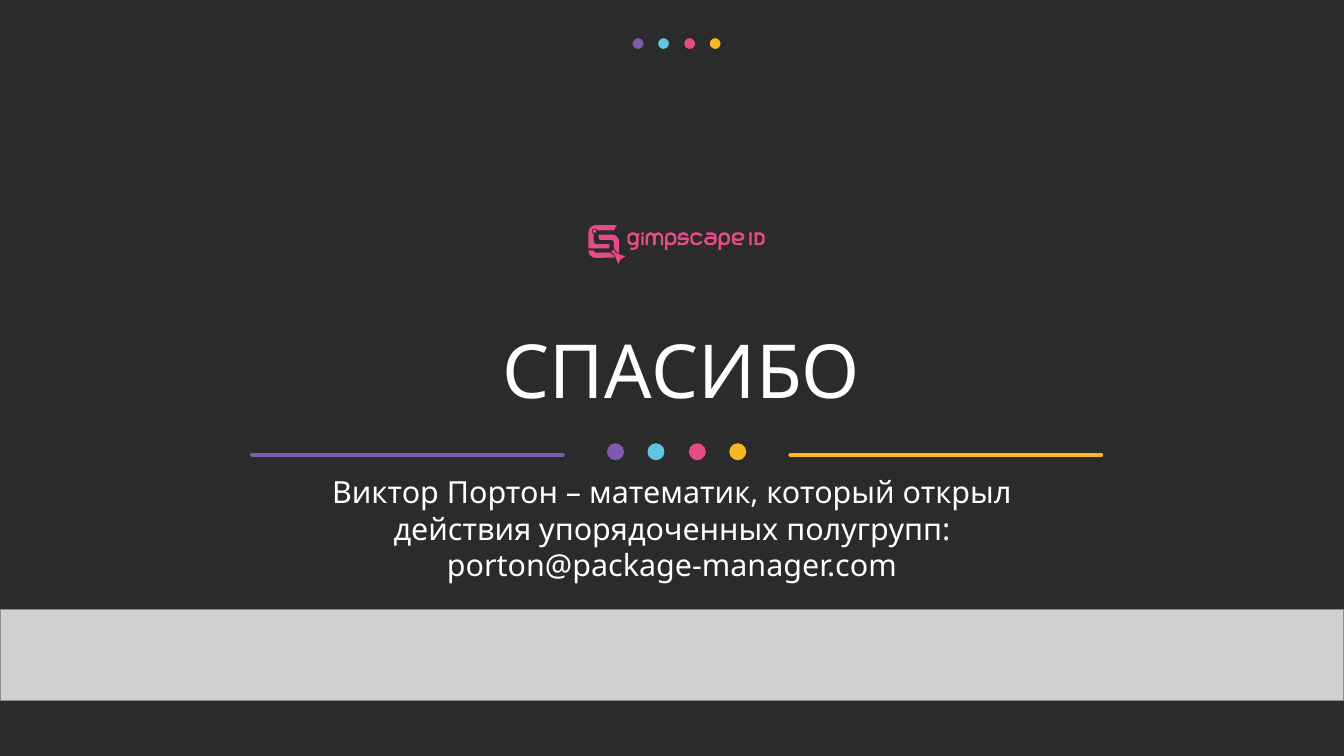
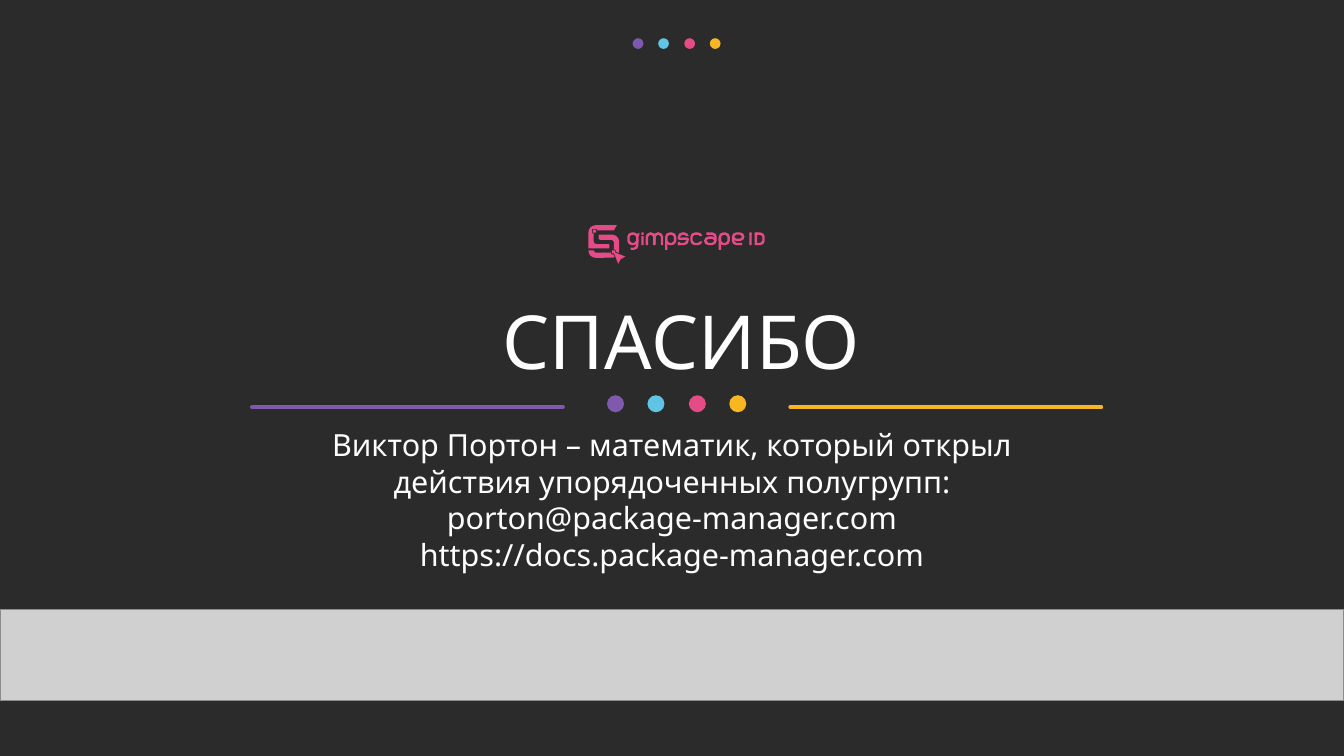
Before and after one commit to vporton/icp-package-manager, a slide deck: slide 12 of docs/short-pitchdeck.ru.odp. Drawn at 1344x756 pixels with LibreOffice and Linux fonts; fonts in the diff are those of the drawing; grey boxes stand for pictures; background and template pictures are left out; a plain dark background stands for a picture behind light text. Boxes give left, top, right and bottom in pixels: in the first picture for what was removed or moved away, otherwise in the second. Text is boxed around its words. In the diff, an @@ line names an element or a change of style, - is before the commit and + after.

```diff
--- a/docs/short-pitchdeck.ru.odp
+++ b/docs/short-pitchdeck.ru.odp
@@ title "СПАСИБО" moved from (x1=503, y1=344, x2=860, y2=399) to (x1=503, y1=315, x2=860, y2=370) @@
@@ 6 freeform shapes moved together from (x1=252, y1=444, x2=1101, y2=461) to (x1=252, y1=395, x2=1101, y2=412) @@
@@ text at (x1=332, y1=433, x2=1012, y2=574): text changed @@
-Виктор Портон – математик, который открыл
-действия упорядоченных полугрупп:
-porton@package-manager.com
+Виктор Портон – математик, который открыл
+действия упорядоченных полугрупп:
+porton@package-manager.com
+https://docs.package-manager.com
```
Also in this commit, not shown: 1 other file.
